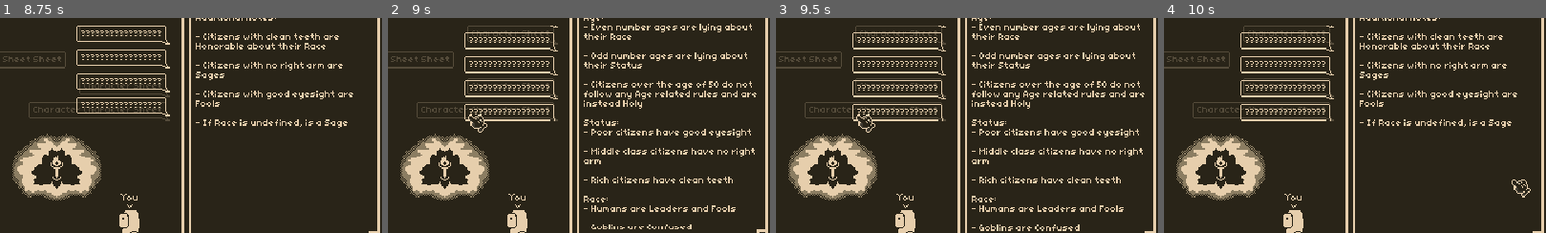
Above: before the commit, frames 1-4 (left to right).
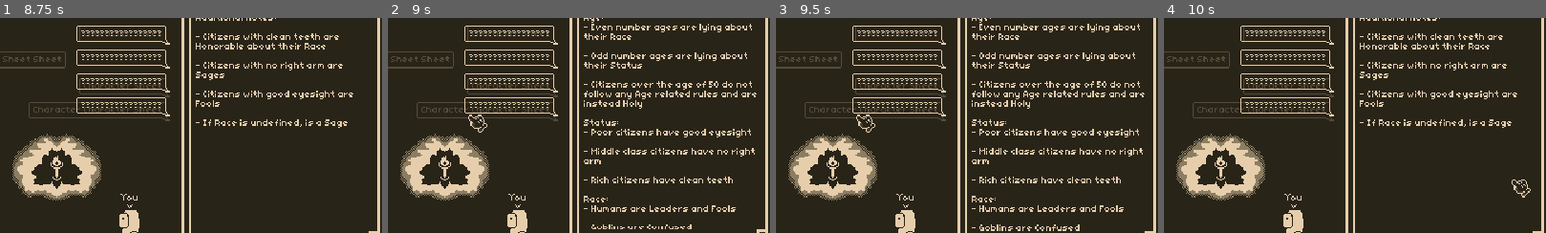
Above: after the commit, the same moments.

Repository: AdamRusv/poison-game
Game: Godot game, scene res://1_Scenes/0_Screens/gameplay.tscn
Same seed, same stepped clock (60 frames per second), same inputs: the game is played once before the commit and once after it.
Inputs (mouse positions are % of the whole screen's width and height, from its top left):
- Up to frame 1 (8.75 s): click (47, 33) at 0.52 s; click (58, 62) at 1.27 s; click (17, 90) at 2 s; click (47, 33) at 2.77 s; click (58, 62) at 3.52 s; click (17, 90) at 4.25 s; click (47, 33) at 5.02 s; click (58, 62) at 5.77 s; click (17, 90) at 6.5 s; tap Enter at 7.25 s; move the mouse to (45, 70) at 7.27 s; click (45, 70) at 7.35 s; tap Space at 8 s; move the mouse to (80, 65) at 8.02 s; click (80, 65) at 8.1 s
- Up to frame 2 (9 s): tap Enter at 8.75 s; move the mouse to (20, 35) at 8.77 s; click (20, 35) at 8.85 s
- Up to frame 3 (9.5 s): no input
- Up to frame 4 (10 s): tap Space at 9.5 s; move the mouse to (55, 50) at 9.52 s; click (55, 50) at 9.6 s
The pictures show only the part of the screen within x 10-60%, y 12-62%; the shares and areas given below are measured in that part.

Frame 1 is identical in both runs. In frame 2, 3.1% of the frame differs, in the area x 20-45%, y 3-48%; in frame 3, 3.1%; in frame 4, 3.2%.

Commit message:
dialogue 30%

Diff:
--- a/1_Scenes/0_Screens/gameplay.tscn
+++ b/1_Scenes/0_Screens/gameplay.tscn
@@ -186,9 +186,12 @@
 scrollContainer = NodePath("ScrollContainer")
 
 [node name="ScrollContainer" type="ScrollContainer" parent="Dialogue" unique_id=330507245]
-layout_mode = 0
-offset_right = 189.0
-offset_bottom = 80.0
+layout_mode = 1
+anchors_preset = 15
+anchor_right = 1.0
+anchor_bottom = 1.0
+grow_horizontal = 2
+grow_vertical = 2
 mouse_filter = 2
 horizontal_scroll_mode = 0
 vertical_scroll_mode = 3
--- a/2_Scripts/2_Independent/dialogue manager.gd
+++ b/2_Scripts/2_Independent/dialogue manager.gd
@@ -5,6 +5,7 @@
 
 var isScrolling : bool = false
 var startMousePos : Vector2 = Vector2.ZERO
+var startScrollPos : float
 
 func _process(delta: float) -> void:
 	_manage_scroll()
@@ -15,13 +16,18 @@
 	if Input.is_action_just_pressed("left click"):
 		if _is_cursor_within_scroll_zone() == true:
 			startMousePos = get_global_mouse_position()
+			startScrollPos = scrollContainer.scroll_vertical
 			isScrolling = true
 	if Input.is_action_just_released("left click"):
 		isScrolling = false
 
 	if isScrolling == true:
-		var mouseRatio : float = (get_global_mouse_position().y - scrollContainer.global_position.y) / scrollContainer.size.y
-		scrollContainer.get_v_scroll_bar().value = (1.0 - mouseRatio) * scrollContainer.get_v_scroll_bar().max_value
+		var newScrollPos : float = startMousePos.y - get_global_mouse_position().y + startScrollPos
+
+		var maxScrollValue : float = scrollContainer.get_v_scroll_bar().max_value - scrollContainer.get_v_scroll_bar().page
+		var finalValue : float = clamp(newScrollPos, 0, maxScrollValue)
+
+		scrollContainer.scroll_vertical = finalValue
 
 #- - -
 func _is_cursor_within_scroll_zone() -> bool:
